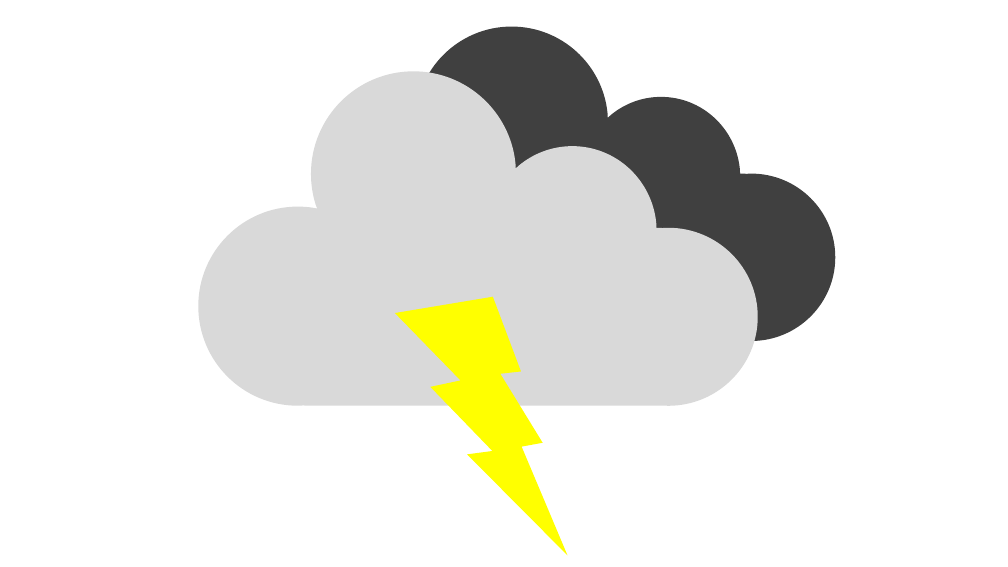
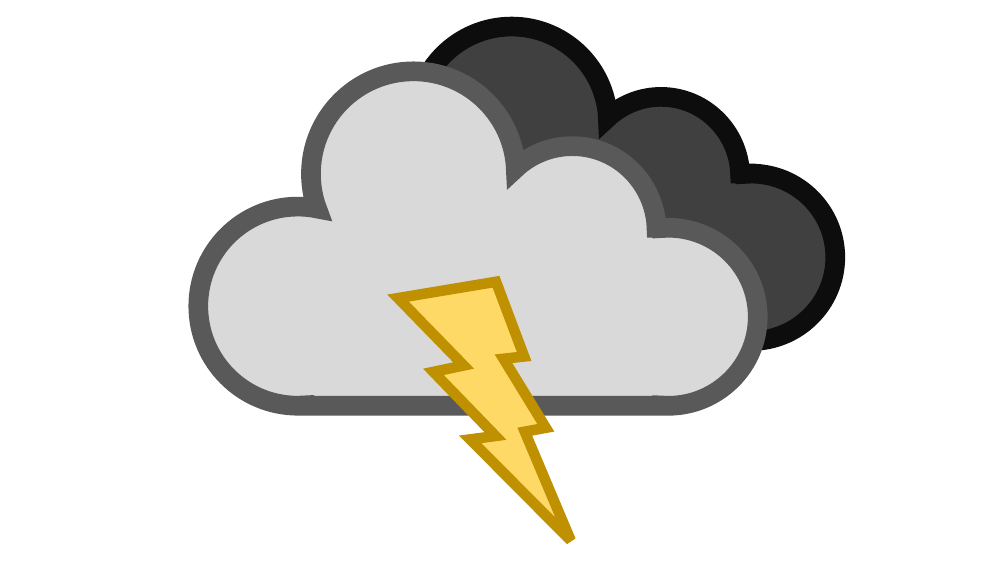
Before and after one commit to Kangnos/WEATHERFLEX, a slide deck: slide 6 of public/Brand-New weather icons/Frame.pptx (slide 7 before the commit). Drawn at 1008x567 pixels with LibreOffice and Linux fonts; fonts in the diff are those of the drawing. Boxes give left, top, right and bottom in pixels: in the first picture for what was removed or moved away, otherwise in the second. Text is boxed around its words. In the diff, an @@ line names an element or a change of style, - is before the commit and + after.

```diff
--- a/public/Brand-New weather icons/Frame.pptx
+++ b/public/Brand-New weather icons/Frame.pptx
@@ freeform shape at (309, 26, 836, 341): outline none to #0D0D0D 18.75 pt @@
@@ freeform shape at (198, 71, 758, 405): outline none to #595959 18.75 pt @@
@@ lightning bolt: place and size @@
-lightning bolt at (346, 273, 628, 555)
+lightning bolt at (349, 258, 631, 540)
@@ lightning bolt at (349, 258, 631, 540): fill #FFFF00 to #FFD966; outline none to #BF9000 10 pt @@
```
Also in this commit, not shown: 4 other slides changed, 2 slides added, 2 slides removed, 11 other files.
